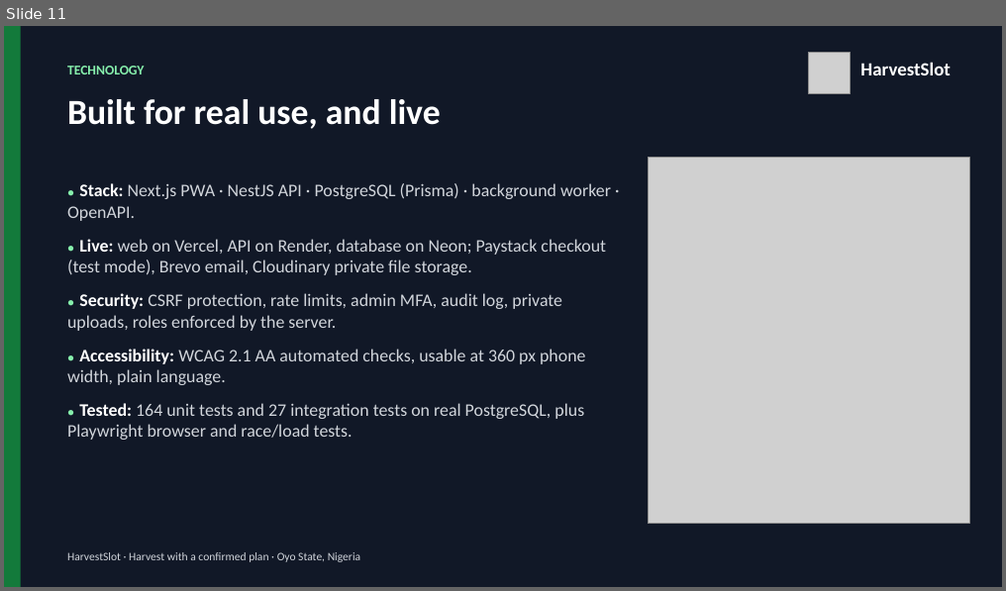
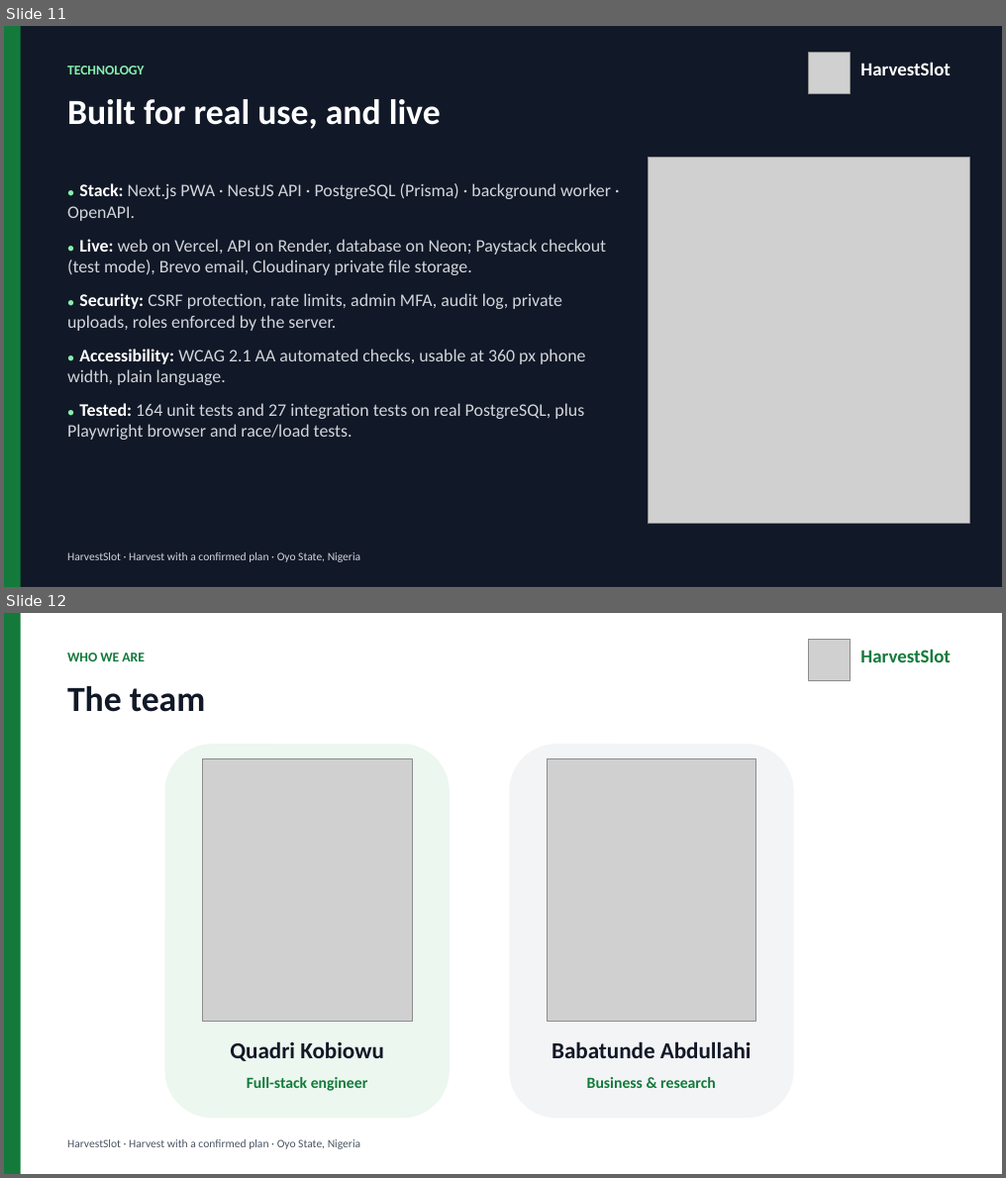
Before and after one commit to kobiowuquadri/harvestslot, a slide deck: docs/HarvestSlot-Pitch-Deck-v3.pptx. Shown one above the other, each under a label of ours: slide 11 before the commit, slides 11 and 12 after it. The pictures are 1006x591 and 1006x1178 pixels, drawn with LibreOffice and Linux fonts; fonts in the diff are those of the drawing; grey boxes stand for pictures. Boxes give left, top, right and bottom in pixels: in the first picture for what was removed or moved away, otherwise in the second. Text is boxed around its words. In the diff, an @@ line names an element or a change of style, - is before the commit and + after.

```diff
--- a/docs/HarvestSlot-Pitch-Deck-v3.pptx
+++ b/docs/HarvestSlot-Pitch-Deck-v3.pptx
@@ slide 12 added at bbox=[4, 613, 1002, 1174], background #FFFFFF @@
@@ rectangle added at bbox=[4, 613, 21, 1174], fill #137A3B @@
@@ picture added at bbox=[809, 639, 849, 680] @@
@@ text added at bbox=[67, 653, 145, 662], 13 pt, text #137A3B, bold @@
+WHO WE ARE
@@ text added at bbox=[860, 649, 949, 663], 18 pt, text #137A3B, bold @@
+HarvestSlot
@@ text added at bbox=[67, 686, 205, 712], 34 pt, text #111827, bold @@
+The team
@@ rounded rectangle added at bbox=[165, 744, 450, 1118], fill #ECF7EF @@
@@ picture added at bbox=[202, 759, 412, 1021] @@
@@ rounded rectangle added at bbox=[509, 744, 794, 1118], fill #F3F4F6 @@
@@ picture added at bbox=[547, 759, 756, 1021] @@
@@ text added at bbox=[230, 1042, 384, 1061], 22 pt, text #111827, bold @@
+Quadri Kobiowu
@@ text added at bbox=[551, 1042, 751, 1059], 22 pt, text #111827, bold @@
+Babatunde Abdullahi
@@ text added at bbox=[247, 1077, 368, 1091], 15 pt, text #137A3B, bold @@
+Full-stack engineer
@@ text added at bbox=[587, 1077, 716, 1088], 15 pt, text #137A3B, bold @@
+Business & research
@@ text added at bbox=[67, 1140, 360, 1150], 11 pt, text #4B5563 @@
+HarvestSlot · Harvest with a confirmed plan · Oyo State, Nigeria
```
Also in this commit, not shown: 7 other files.
